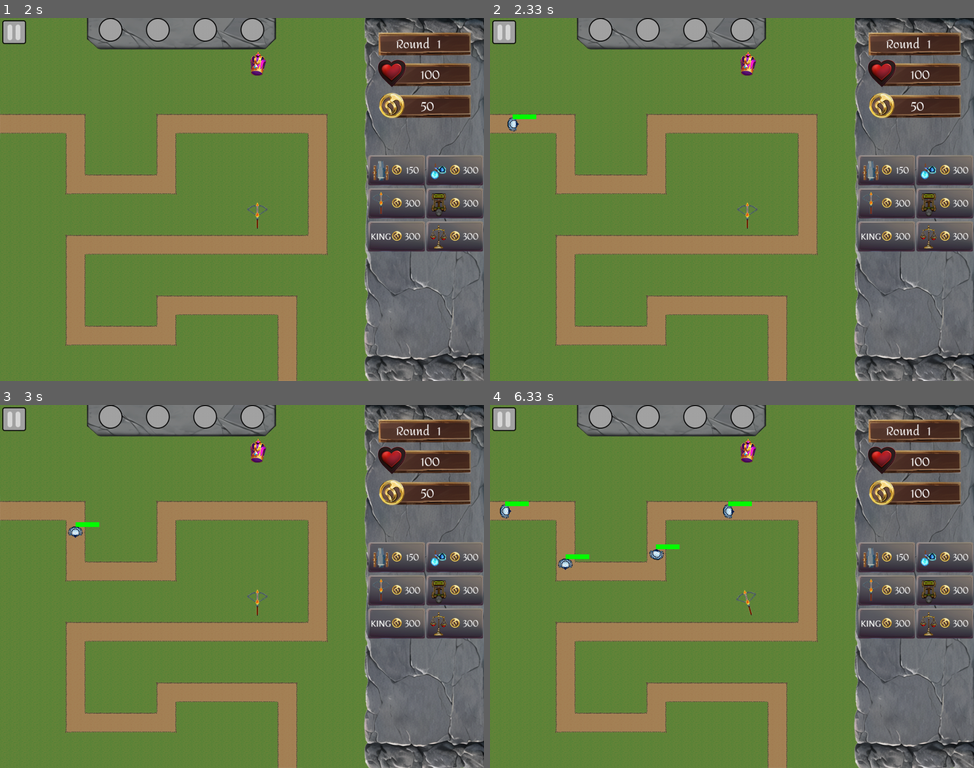
Above: before the commit, frames 1-4 (two rows, left to right).
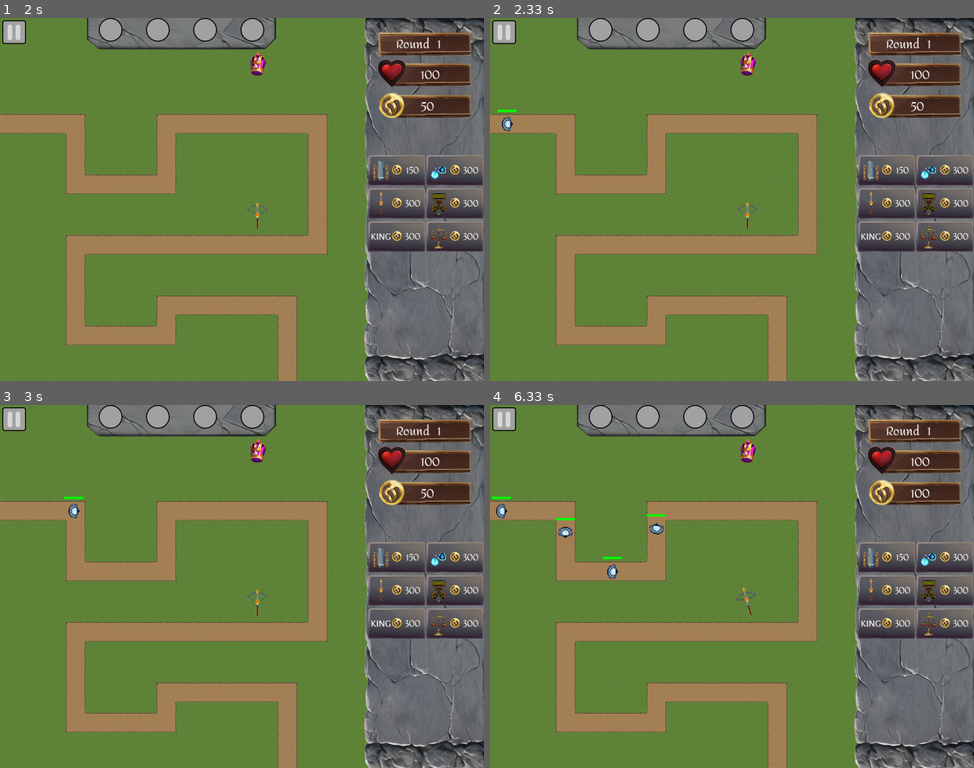
Above: after the commit, the same moments.

Repository: peter5454/PyGame
Game: pygame game, started from main.py
The game is run twice, just before and just after one commit, with the same random seed, the same clock (stepped at 60 frames per second) and the same inputs.
Inputs (mouse positions are in pixels of both pictures, inside the frame that each line leads up to):
- Up to frame 1 (2 s): click (396, 188) at 0.38 s; click (246, 224) at 0.72 s; click (430, 359) at 1.05 s; click "300" at 1.38 s; click (251, 76) at 1.72 s
- Up to frame 2 (2.33 s): no input
- Up to frame 3 (3 s): no input
- Up to frame 4 (6.33 s): no input

Frame 1 is identical in both runs. In frame 2, 0.2% of the frame differs, in the area x 1-10%, y 25-32%; in frame 3, 0.2%; in frame 4, 1.0%, in the area x 0-55%, y 25-58%.

Commit message:
changed size of health bar

Diff:
--- a/enemy_data.py
+++ b/enemy_data.py
@@ -34,7 +34,7 @@
     "ice_golem": {
         "health": 4,
         "element": "I",
-        "speed": 4
+        "speed": 3
     },
     "fire_golem": {
         "health": 5,
--- a/health_bars.py
+++ b/health_bars.py
@@ -9,15 +9,15 @@
         self.y = 0
         self.hp = enemy.health
         self.max_hp = enemy.max_health
-        self.w = 50
-        self.h = 10
+        self.w = 40
+        self.h = 5
 
 
     def draw(self, surface):
         #calculate health ratio
         ratio = self.hp / self.max_hp
-        pg.draw.rect(surface, "red", (self.x, self.y-20, self.w, self.h))
-        pg.draw.rect(surface, "green", (self.x, self.y-20, self.w * ratio, self.h))
+        pg.draw.rect(surface, "red", (self.x-20, self.y-30, self.w, self.h))
+        pg.draw.rect(surface, "green", (self.x-20, self.y-30, self.w * ratio, self.h))
 
     def update(self,surface):
         self.x,self.y = self.enemy.get_coords()
